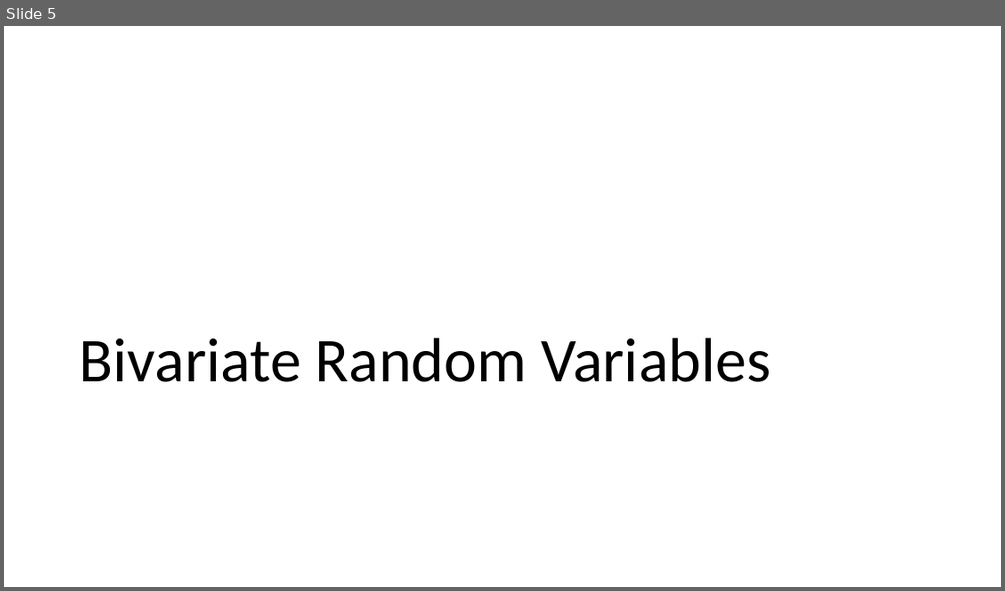
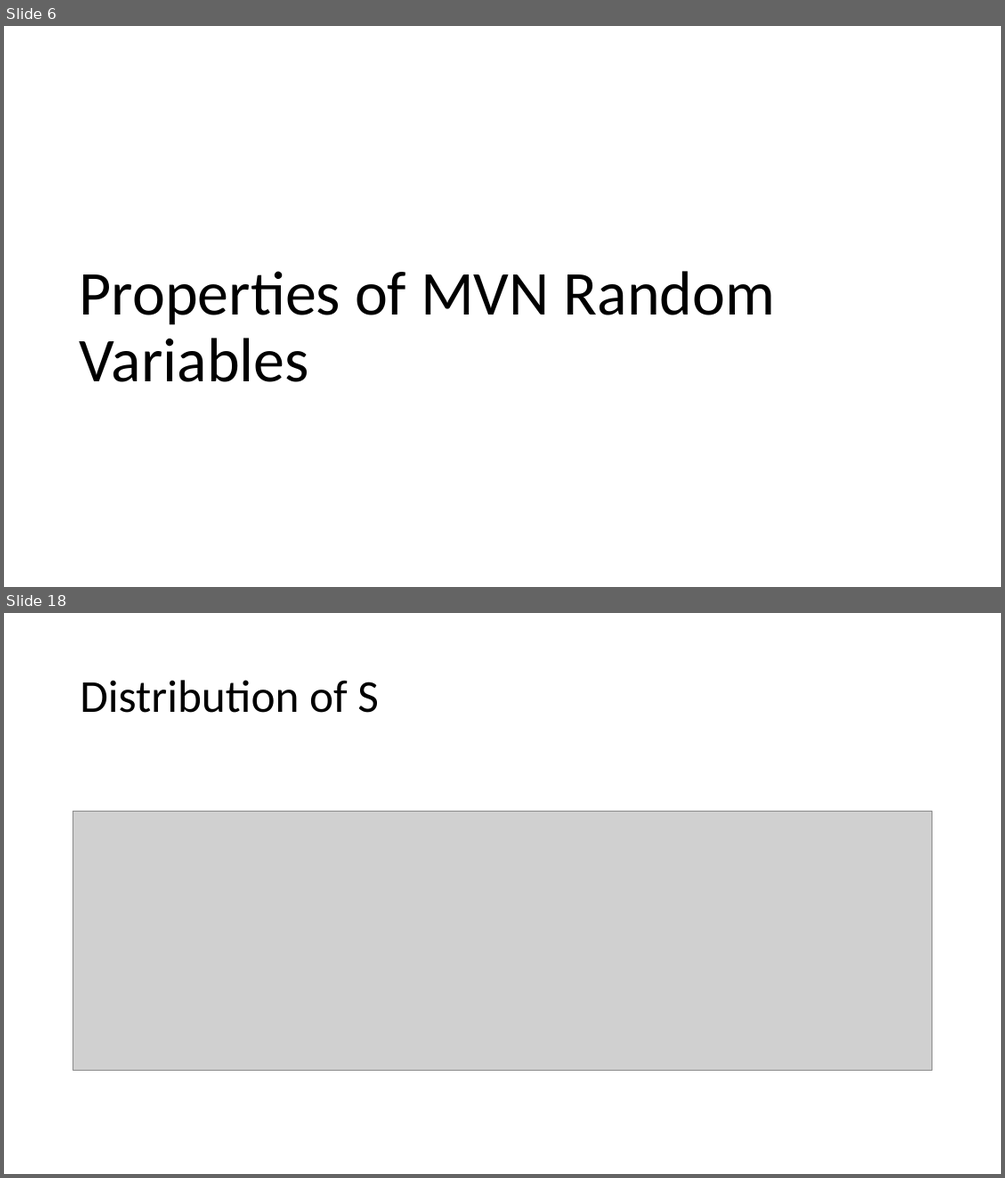
Before and after one commit to hunter-stats/stat717-class-materials, a slide deck: Class 03 Multivariate Normal Distribution.pptx. Shown one above the other, each under a label of ours: slide 5 before the commit, slides 6 and 18 after it; the slides between them are not shown. The pictures are 1005x591 and 1005x1178 pixels, drawn with LibreOffice and Linux fonts; fonts in the diff are those of the drawing; grey boxes stand for pictures. Boxes give left, top, right and bottom in pixels: in the first picture for what was removed or moved away, otherwise in the second. Text is boxed around its words. In the diff, an @@ line names an element or a change of style, - is before the commit and + after.

```diff
--- a/Class 03 Multivariate Normal Distribution.pptx
+++ b/Class 03 Multivariate Normal Distribution.pptx
@@ slide 18 added at (4,613,1001,1174), background #FFFFFF @@
@@ title added at (80,680,379,713), 44 pt, text #000000 @@
+Distribution of S
@@ picture added at (73,811,933,1070) @@
@@ what was slide 5 is now slide 6 @@
@@ slide 6 changed as well @@
@@ title at (80,271,776,382): text changed @@
-Bivariate Random Variables
+Properties of MVN Random Variables
```
Also in this commit, not shown: 3 other slides changed, 22 other slides added, 25 slides removed, 3 other files.
